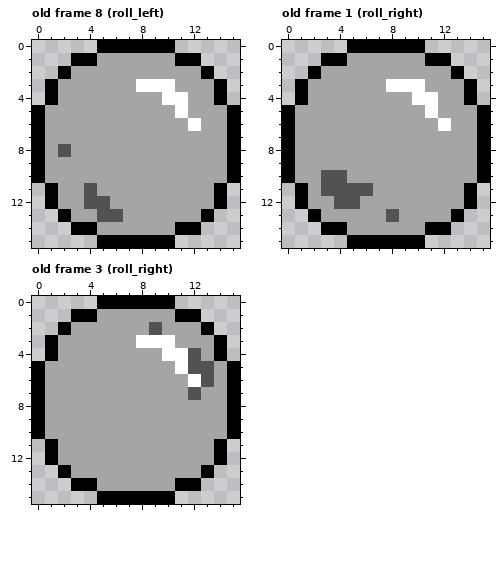
Pixel-art file, stored at Assets/Sprites/ball.ase. Above is the file before it was changed.
16x16 pixels, 8 frames. Shown: old frame 8 (roll_left), old frame 1 (roll_right), old frame 3 (roll_right). The commit also changed other frames, which this record leaves out.
And afterwards:
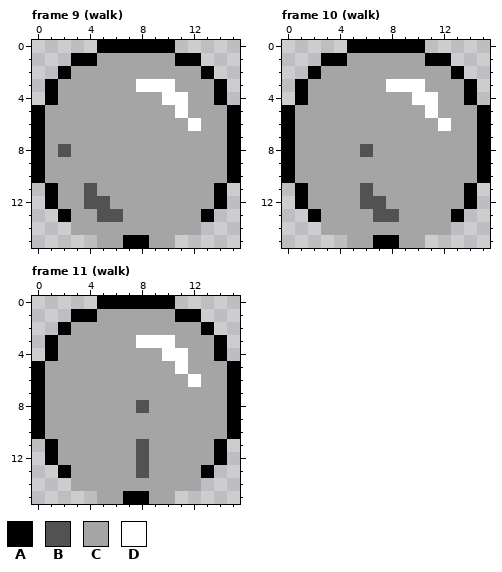
Palette (. is transparent): A #000000  B #525252  C #a5a5a5  D #ffffff
A new or re-ordered frame is compared with the old frame closest to it.
Edits made:
{"change": "frames 8 -> 16"}
{"where": "frame 9 (walk) is new; against old frame 8 (roll_left)"}
{"frame":9,"y":14,"x":3,"old":"AA","new":"CC"}
{"frame":9,"y":14,"x":11,"old":"AA","new":"CC"}
{"frame":9,"y":15,"x":5,"old":"AA","new":"CC"}
{"frame":9,"y":15,"x":9,"old":"AA","new":"CC"}
{"where": "frame 10 (walk) is new; against old frame 1 (roll_right)"}
{"frame":10,"y":8,"x":6,"old":"C","new":"B"}
{"frame":10,"y":10,"x":3,"old":"BB","new":"CC"}
{"frame":10,"y":11,"x":3,"old":"BBB","new":"CCC"}
{"frame":10,"y":12,"x":4,"old":"BBCC","new":"CCBB"}
{"frame":10,"y":13,"x":7,"old":"C","new":"B"}
{"frame":10,"y":14,"x":3,"old":"AA","new":"CC"}
{"frame":10,"y":14,"x":11,"old":"AA","new":"CC"}
{"frame":10,"y":15,"x":5,"old":"AA","new":"CC"}
{"frame":10,"y":15,"x":9,"old":"AA","new":"CC"}
{"where": "frame 11 (walk) is new; against old frame 3 (roll_right)"}
{"frame":11,"y":2,"x":9,"old":"B","new":"C"}
{"frame":11,"y":4,"x":12,"old":"B","new":"C"}
{"frame":11,"y":5,"x":12,"old":"BB","new":"CC"}
{"frame":11,"y":6,"x":13,"old":"B","new":"C"}
{"frame":11,"y":7,"x":12,"old":"B","new":"C"}
{"frame":11,"y":8,"x":8,"old":"C","new":"B"}
{"frame":11,"y":11,"x":8,"old":"C","new":"B"}
{"frame":11,"y":12,"x":8,"old":"C","new":"B"}
{"frame":11,"y":13,"x":8,"old":"C","new":"B"}
{"frame":11,"y":14,"x":3,"old":"AA","new":"CC"}
{"frame":11,"y":14,"x":11,"old":"AA","new":"CC"}
{"frame":11,"y":15,"x":5,"old":"AA","new":"CC"}
{"frame":11,"y":15,"x":9,"old":"AA","new":"CC"}
{"label":"changed","picture_box":[71,222,201,248]}
{"label":"changed","picture_box":[321,144,451,248]}
{"label":"changed","picture_box":[149,322,214,400]}
{"label":"changed","picture_box":[71,400,201,504]}
